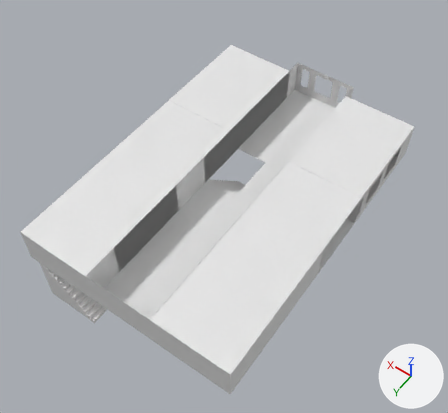
The Blender file Assets/models/house01_exterior/house01b.blend, before and after one commit.
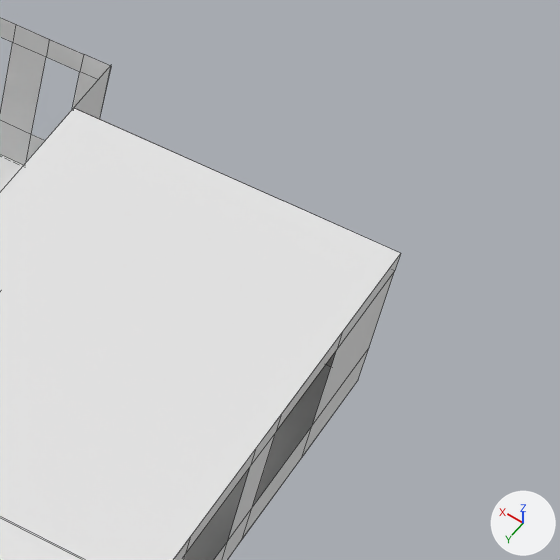
The first picture shows the older version from a camera (50 mm lens) standing at (-50.2, 99.8, 124.2) and looking at (0.1, 29.4, 13.5). The close-ups show both versions on the part from 74% to 100% of the width and 18% to 46% of the height of that picture; other places that the commit changed are outside them. The axes (+X, +Y, +Z) are drawn at lower right. The lights are the same throughout. The close-ups show mesh edges as thin lines.

Names of what the first close-up shows: 'bedroom_s_w', 'center_hall.001', 'hall', 'south_west_wing.002', 'tower_room'.
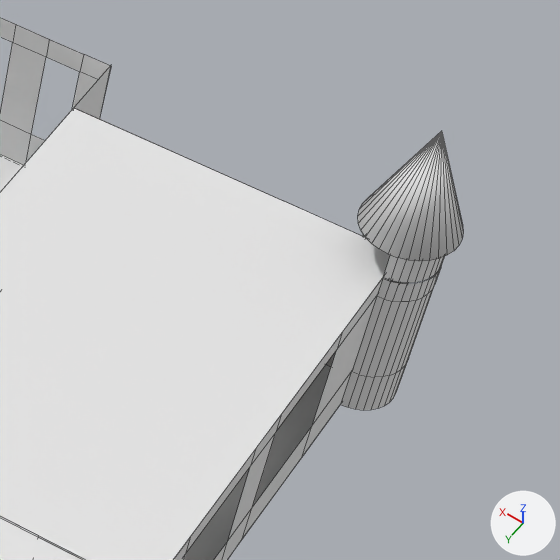
Pixel boxes [x1, y1, x2, y2] of what changed, in the close-ups (560 x 560 px):
'Cone.002', shown
    after: [358, 131, 463, 261]
'turret_west', shown
    after: [341, 236, 441, 410]
'turret_west.002', shown
    after: [363, 235, 445, 283]

The change, as a diff of the scene's bpy script:
```diff
--- a/Assets/models/house01_exterior/house01b.blend.py
+++ b/Assets/models/house01_exterior/house01b.blend.py
@@ ob_turret_west_002 @@
 ob_turret_west_002.scale = (2.0, 2.0, 0.133)
-ob_turret_west_002.hide_set(True)  # its collection is switched off
@@ ob_cone_002 @@
 ob_cone_002.scale = (2.5, 2.5, 3.0)
-ob_cone_002.hide_set(True)  # its collection is switched off
@@ ob_turret_west @@
 ob_turret_west.scale = (2.0, 2.0, 0.6)
-ob_turret_west.hide_set(True)  # its collection is switched off
```
